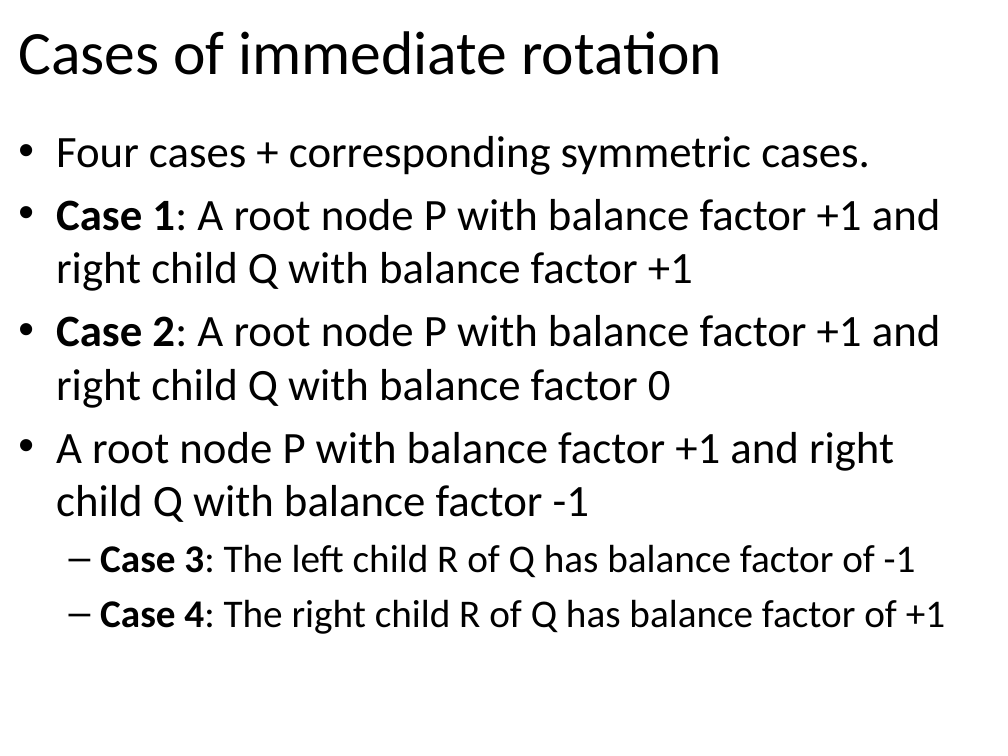
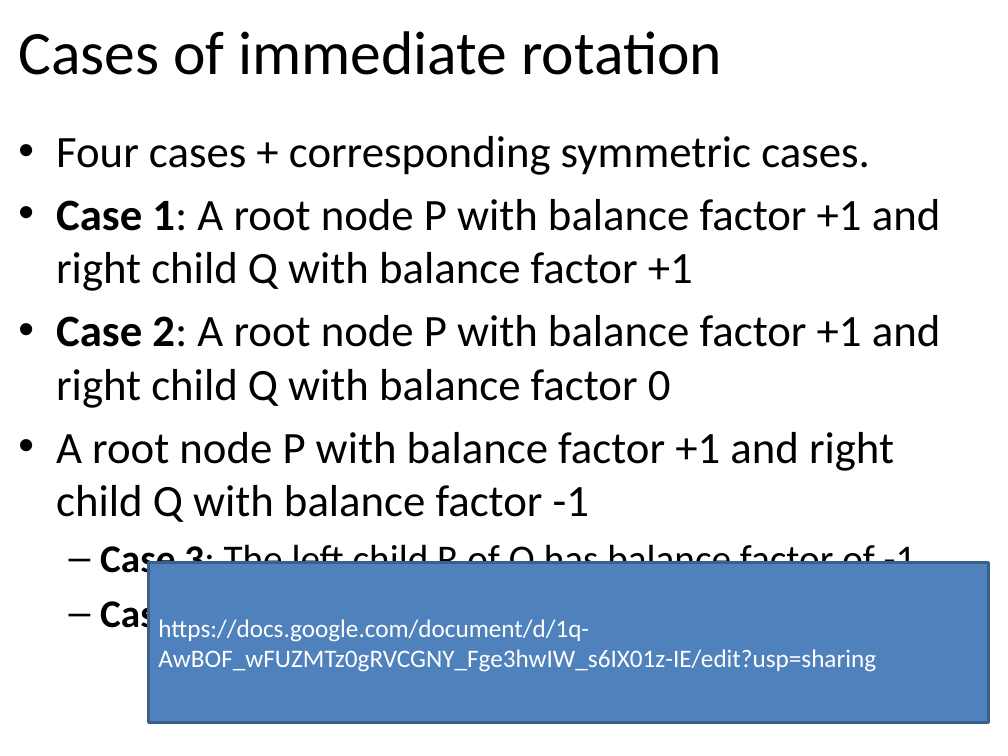
Before and after one commit to tutrunghieu/dsa-2017-java-tutorial, a slide deck: slide 70 of dsa2017-java-online/handouts/data-day05/Lecture 08 - Chapter 06 - Binary Trees - Day 3.pptx. Drawn at 1008x756 pixels with LibreOffice and Linux fonts; fonts in the diff are those of the drawing. Boxes give left, top, right and bottom in pixels: in the first picture for what was removed or moved away, otherwise in the second. Text is boxed around its words. In the diff, an @@ line names an element or a change of style, - is before the commit and + after.

```diff
--- a/dsa2017-java-online/handouts/data-day05/Lecture 08 - Chapter 06 - Binary Trees - Day 3.pptx
+++ b/dsa2017-java-online/handouts/data-day05/Lecture 08 - Chapter 06 - Binary Trees - Day 3.pptx
@@ rectangle added at (x1=148, y1=562, x2=988, y2=722), fill #4F81BD, outline #3A5F8C 2 pt, 18 pt, text #FFFFFF @@
+https://docs.google.com/document/d/1q-AwBOF_wFUZMTz0gRVCGNY_Fge3hwIW_s6IX01z-IE/edit?usp=sharing
```
Also in this commit, not shown: 3 other slides changed, 3 other files.
